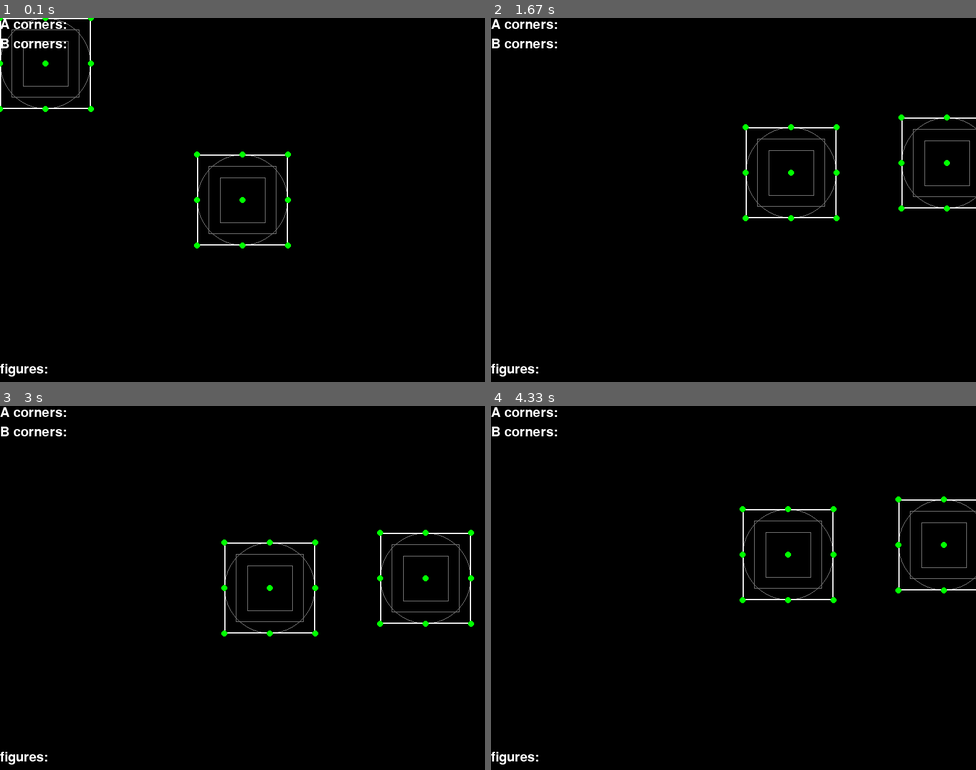
Above: before the commit, frames 1-4 (two rows, left to right).
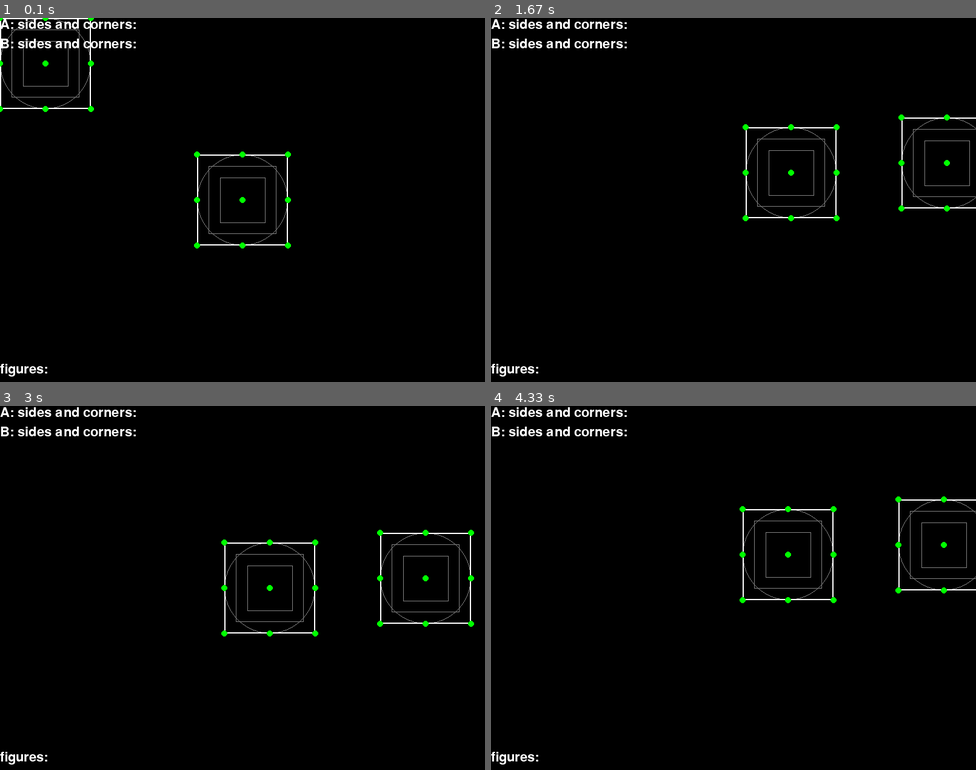
Above: after the commit, the same moments.

Repository: benharborne/python-examples
Game: pygame game, started from pygame/collisions/main_5_mouse.py
Two runs of this game, one before a commit and one after it. Both use one fixed random seed, a clock stepped at 60 frames per second and the inputs below. The source is Python 2; it was converted automatically to run under Python 3.
Inputs (mouse positions are in pixels of both pictures, inside the frame that each line leads up to):
- Up to frame 1 (0.1 s): no input
- Up to frame 2 (1.67 s): press the mouse at (714, 214) at 0.37 s; move the mouse to (801, 203) at 0.47 s; release the mouse at (888, 189) at 0.6 s; hold Right 0.67-1.13 s; hold D 0.67-1.13 s; hold Up 1.17-1.47 s; hold W 1.17-1.47 s; hold Right from 1.5 s (still down); hold D from 1.5 s (still down)
- Up to frame 3 (3 s): release Right at 1.97 s; release D at 1.97 s; hold Left 2-2.53 s; hold A 2-2.53 s; hold Down 2.57-2.87 s; hold S 2.57-2.87 s; hold Left from 2.9 s (still down); hold A from 2.9 s (still down)
- Up to frame 4 (4.33 s): release Left at 3.3 s; release A at 3.3 s; hold Up 3.33-3.7 s; hold W 3.33-3.7 s; hold Right from 3.73 s (still down); hold D from 3.73 s (still down)

The runs differ from the first frame. In frame 1, 0.6% of the frame differs, in the area x 2-28%, y 0-9%; in frame 2, 0.6%; in frame 3, 0.6%; in frame 4, 0.6%.

Commit message:
mouse button

Diff:
--- a/pygame/collisions/main_5_mouse.py
+++ b/pygame/collisions/main_5_mouse.py
@@ -17,7 +17,7 @@
 
 class Player():
 
-    def __init__(self, name="A", x=0, y=0, width=150, height=150, keyboard=None, mouse=False):
+    def __init__(self, name="A", x=0, y=0, width=150, height=150, keyboard=None, mouse_button=False):
 
         self.name = name
 
@@ -54,7 +54,7 @@
         self.text = "";
 
         self.keyboard = keyboard
-        self.mouse = mouse
+        self.mouse_button = mouse_button
         self.mouse_move = False
 
 
@@ -84,20 +84,19 @@
                 elif event.key == self.keyboard['down']:
                     self.move_y -= self.speed_y
 
-        if self.mouse:
+        if self.mouse_button:
             if event.type == pygame.MOUSEBUTTONDOWN:
-                if event.button == 1:
+                if event.button == self.mouse_button:
                     self.mouse_move = True
                     self.rect.center = event.pos
             elif event.type == pygame.MOUSEBUTTONUP:
-                if event.button == 1:
+                if event.button == self.mouse_button:
                     self.mouse_move = False
             elif event.type == pygame.MOUSEMOTION:
                 if self.mouse_move:
                     self.rect.center = event.pos
-                #~ self.rect.center = event.pos
-
-        print event
+
+        #print event
 
 
     def update(self):
@@ -178,7 +177,7 @@
 
     def render_collision_info(self):
 
-        text = self.name + " corners: "
+        text = self.name + ": sides and corners: "
         #print "collision:",
 
         if self.collision[0] or self.collision[2] or self.collision[4]:
@@ -217,7 +216,7 @@
         pygame.init()
 
         self.screen = pygame.display.set_mode( (800,600) )
-        pygame.display.set_caption("Collisions")
+        pygame.display.set_caption("PyGame Collisions")
 
         self.player = Player(
             name = "A",
@@ -227,7 +226,7 @@
                 'up': pygame.K_UP,
                 'down': pygame.K_DOWN,
             },
-            mouse=True
+            mouse_button=1, # left button
         )
 
         self.enemy  = Player(
@@ -237,7 +236,8 @@
                 'right': pygame.K_d,
                 'up': pygame.K_w,
                 'down': pygame.K_s,
-            }
+            },
+            mouse_button=3, # right button
         )
 
         self.enemy.set_center(self.screen)
@@ -252,16 +252,16 @@
         text = 'figures: '
 
         if pygame.sprite.collide_rect(self.player, self.enemy):
-            text += 'rect'
+            text += 'white rect'
 
         if pygame.sprite.collide_rect_ratio(0.75)(self.player, self.enemy):
-            text += ', rect_ratio(0.75)'
+            text += ', blue rect (ratio:0.75)'
 
         if pygame.sprite.collide_rect_ratio(0.5)(self.player, self.enemy):
-            text += ', rect_ratio(0.50)'
+            text += ', green rect (ratio:0.50)'
 
         if pygame.sprite.collide_circle(self.player, self.enemy):
-            text += ', circle'
+            text += ', red circle'
 
         self.text = self.font.render(text, 1, WHITE)
 
